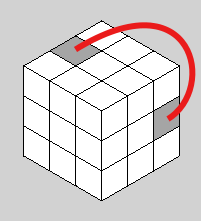
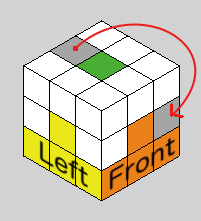
Comparing the layer stacks of the two 201 × 221 images. Changes:
added layer "Pasted Layer" above "Layer #1" over [39, 137, 176, 191]
added layer "Layer #1" above "Layer" over [73, 23, 197, 118]
hid "Layer", painted on it over [73, 22, 196, 125]
painted on "Cube white" over [24, 52, 179, 200]
